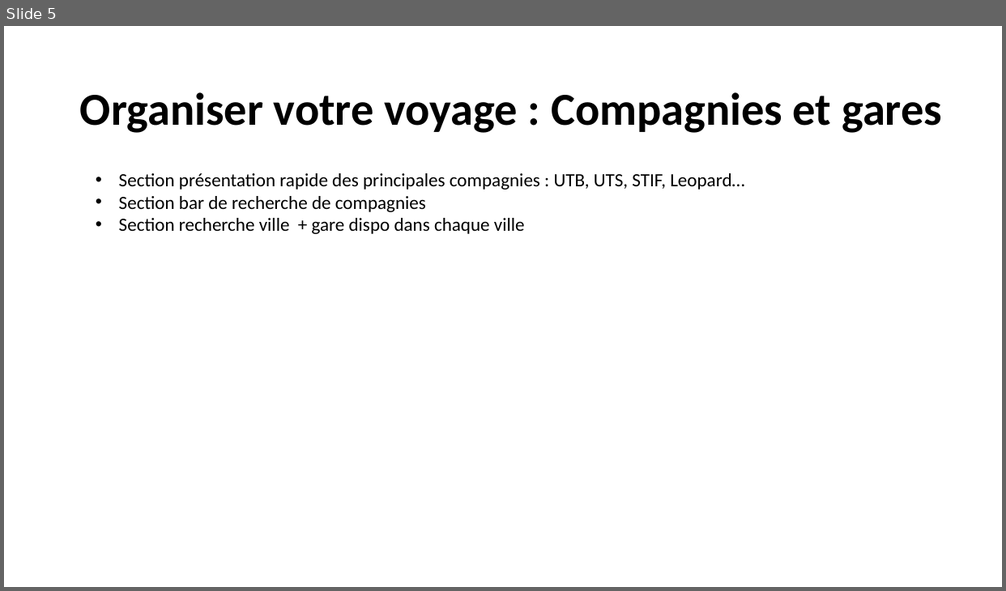
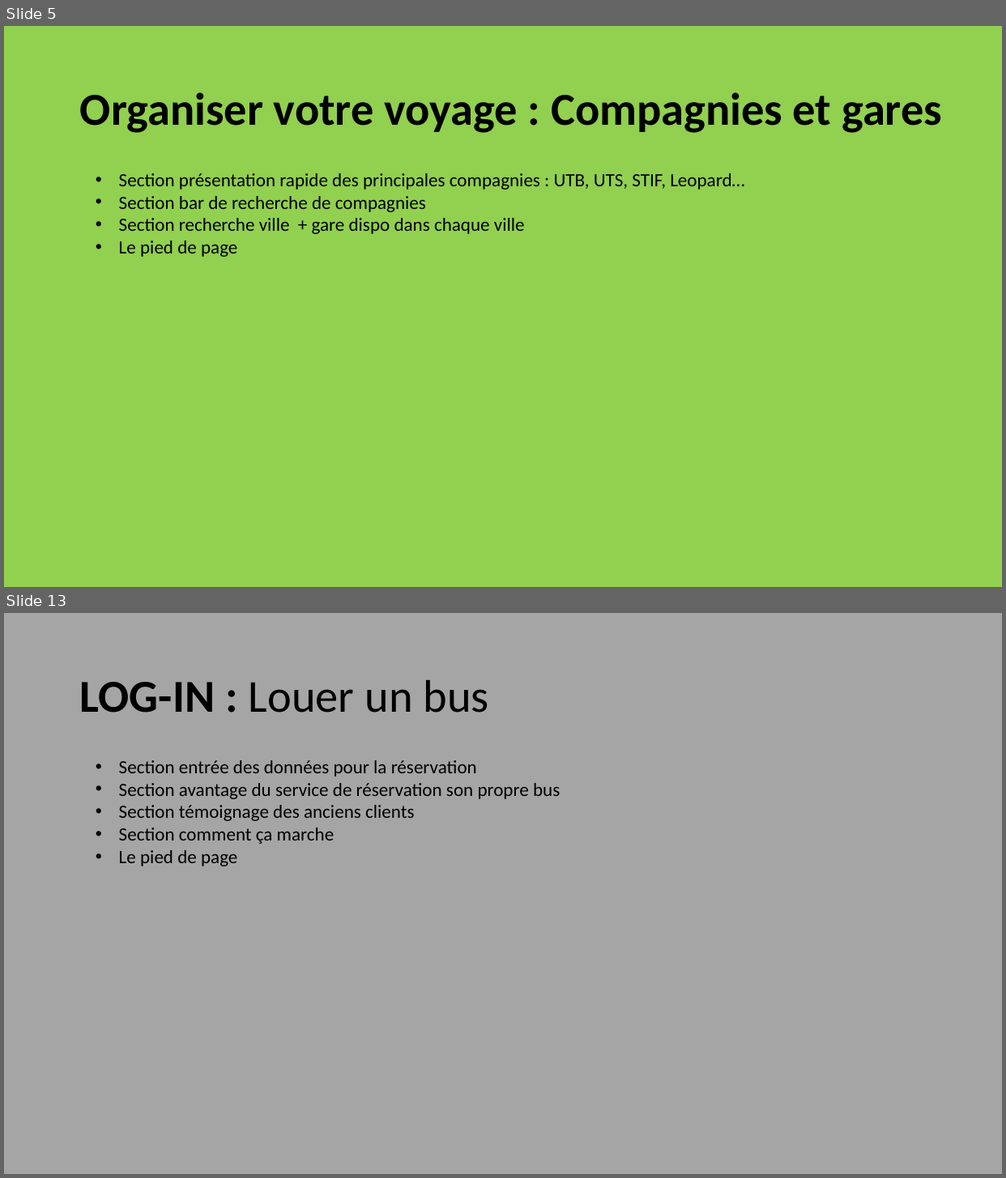
Before and after one commit to Traore-Yao/flash-go-Docs-repo-, a slide deck: plan du site.pptx. Shown one above the other, each under a label of ours: slide 5 before the commit, slides 5 and 13 after it; the slides between them are not shown. The pictures are 1006x591 and 1006x1178 pixels, drawn with LibreOffice and Linux fonts; fonts in the diff are those of the drawing. Boxes give left, top, right and bottom in pixels: in the first picture for what was removed or moved away, otherwise in the second. Text is boxed around its words. In the diff, an @@ line names an element or a change of style, - is before the commit and + after.

```diff
--- a/plan du site.pptx
+++ b/plan du site.pptx
@@ slide 13 added at (x1=4, y1=613, x2=1002, y2=1174), background #A5A5A5 @@
@@ title added at (x1=80, y1=680, x2=488, y2=713), 44 pt, text #000000 @@
+LOG-IN : Louer un bus
@@ text added at (x1=119, y1=760, x2=560, y2=867), 18 pt, text #000000 @@
+• Section entrée des données pour la réservation
+• Section avantage du service de réservation son propre bus
+• Section témoignage des anciens clients
+• Section comment ça marche
+• Le pied de page
@@ slide 5 changed as well @@
@@ background #FFFFFF to #92D050 @@
@@ text at (x1=119, y1=241, x2=237, y2=257): paragraph added @@
+• Le pied de page
```
Also in this commit, not shown: 5 other slides changed, 6 other slides added.
